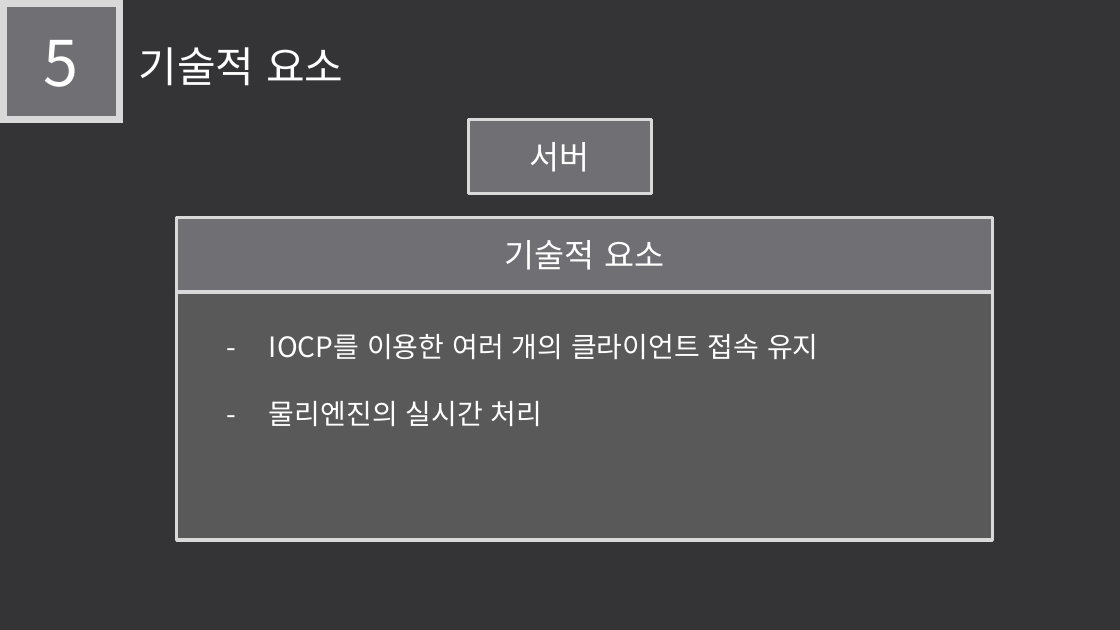
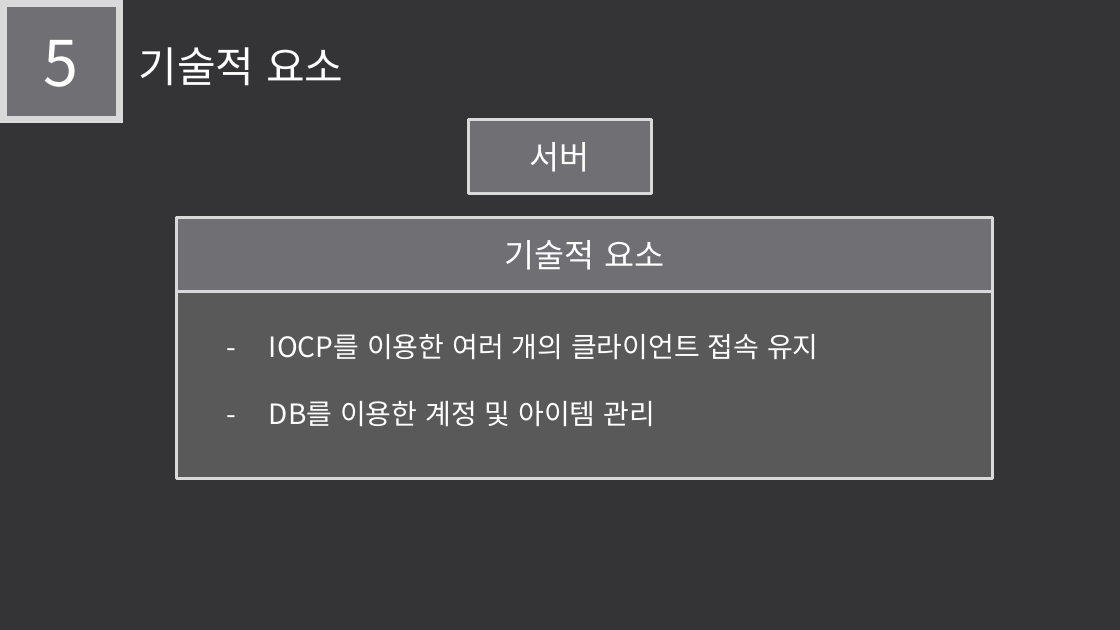
Before and after one commit to LEGO0937/Our_Project, a slide deck: slide 11 of 기획단계/졸작 제안서_α.pptx. Drawn at 1120x630 pixels with LibreOffice and Linux fonts; fonts in the diff are those of the drawing. Boxes give left, top, right and bottom in pixels: in the first picture for what was removed or moved away, otherwise in the second. Text is boxed around its words. In the diff, an @@ line names an element or a change of style, - is before the commit and + after.

```diff
--- a/기획단계/졸작 제안서_α.pptx
+++ b/기획단계/졸작 제안서_α.pptx
@@ rectangle "- IOCP를 이용한 여러 개의 ...": place and size @@
-rectangle "- IOCP를 이용한 여러 개의 ..." at bbox=[176, 292, 992, 539]
+rectangle "- IOCP를 이용한 여러 개의 ..." at bbox=[176, 292, 992, 478]
@@ text in rectangle at bbox=[269, 401, 656, 426]: text changed @@
-- 물리엔진의 실시간 처리
+- DB를 이용한 계정 및 아이템 관리
```
Also in this commit, not shown: 11 other slides changed, 1 slide added, 1 slide removed.
